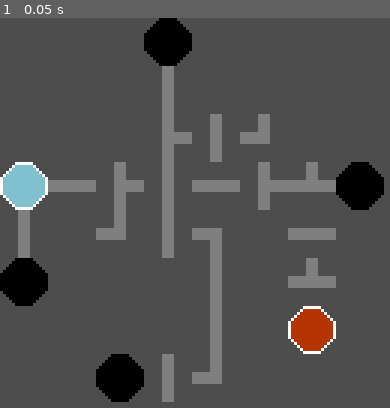
Above: before the commit, frame 1.
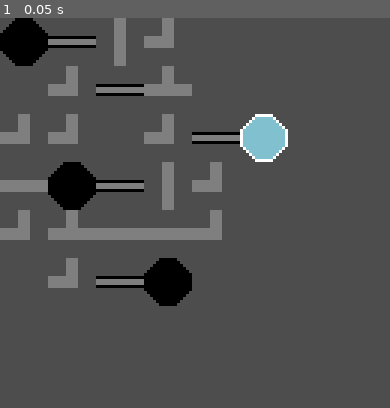
Above: after the commit, the same moment.

Repository: OverloadedOrama/Obsidian
Game: Godot game, scene res://src/Levels/level_5.tscn
The game is run twice, just before and just after one commit, with the same random seed, the same clock (stepped at 60 frames per second) and the same inputs. This scene is started directly instead of the project's main scene.
Inputs:
- Up to frame 1 (0.05 s): no input

The runs differ from the first frame. In frame 1, 22% of the frame differs, in the area x 0-99%, y 0-99%.

Commit message:
Add logic for static pipes, add level 5, fix static pipe custom data in tileset

Diff:
--- a/assets/tileset.tres
+++ b/assets/tileset.tres
@@ -188,6 +188,7 @@
 2:3/3/custom_data_0 = Vector2i(-1, 0)
 2:3/3/custom_data_1 = Vector2i(0, -1)
 2:3/3/custom_data_2 = Vector2i(0, 1)
+3:1/next_alternative_id = 4
 3:1/0 = 0
 3:1/0/custom_data_0 = Vector2i(-1, 0)
 3:1/0/custom_data_1 = Vector2i(1, 0)
@@ -202,6 +203,7 @@
 3:1/3/transpose = true
 3:1/3/custom_data_0 = Vector2i(0, -1)
 3:1/3/custom_data_1 = Vector2i(0, 1)
+4:1/next_alternative_id = 4
 4:1/0 = 0
 4:1/0/custom_data_0 = Vector2i(-1, 0)
 4:1/0/custom_data_1 = Vector2i(1, 0)
@@ -216,6 +218,7 @@
 4:1/3/transpose = true
 4:1/3/custom_data_0 = Vector2i(0, -1)
 4:1/3/custom_data_1 = Vector2i(0, 1)
+5:1/next_alternative_id = 4
 5:1/0 = 0
 5:1/0/custom_data_0 = Vector2i(-1, 0)
 5:1/0/custom_data_1 = Vector2i(1, 0)
@@ -230,114 +233,95 @@
 5:1/3/transpose = true
 5:1/3/custom_data_0 = Vector2i(0, -1)
 5:1/3/custom_data_1 = Vector2i(0, 1)
+3:2/next_alternative_id = 4
 3:2/0 = 0
 3:2/0/custom_data_0 = Vector2i(-1, 0)
-3:2/0/custom_data_1 = Vector2i(0, -1)
-3:2/0/custom_data_2 = Vector2i(1, 0)
+3:2/0/custom_data_1 = Vector2i(1, 0)
 3:2/1 = 1
-3:2/1/flip_h = true
 3:2/1/transpose = true
 3:2/1/custom_data_0 = Vector2i(0, -1)
-3:2/1/custom_data_1 = Vector2i(1, 0)
-3:2/1/custom_data_2 = Vector2i(0, 1)
+3:2/1/custom_data_1 = Vector2i(0, 1)
 3:2/2 = 2
-3:2/2/flip_v = true
 3:2/2/custom_data_0 = Vector2i(-1, 0)
 3:2/2/custom_data_1 = Vector2i(1, 0)
-3:2/2/custom_data_2 = Vector2i(0, 1)
 3:2/3 = 3
 3:2/3/transpose = true
-3:2/3/custom_data_0 = Vector2i(-1, 0)
-3:2/3/custom_data_1 = Vector2i(0, -1)
-3:2/3/custom_data_2 = Vector2i(0, 1)
+3:2/3/custom_data_0 = Vector2i(0, -1)
+3:2/3/custom_data_1 = Vector2i(0, 1)
+4:2/next_alternative_id = 4
 4:2/0 = 0
 4:2/0/custom_data_0 = Vector2i(-1, 0)
-4:2/0/custom_data_1 = Vector2i(0, -1)
-4:2/0/custom_data_2 = Vector2i(1, 0)
+4:2/0/custom_data_1 = Vector2i(1, 0)
 4:2/1 = 1
-4:2/1/flip_h = true
 4:2/1/transpose = true
 4:2/1/custom_data_0 = Vector2i(0, -1)
-4:2/1/custom_data_1 = Vector2i(1, 0)
-4:2/1/custom_data_2 = Vector2i(0, 1)
+4:2/1/custom_data_1 = Vector2i(0, 1)
 4:2/2 = 2
-4:2/2/flip_v = true
 4:2/2/custom_data_0 = Vector2i(-1, 0)
 4:2/2/custom_data_1 = Vector2i(1, 0)
-4:2/2/custom_data_2 = Vector2i(0, 1)
 4:2/3 = 3
 4:2/3/transpose = true
-4:2/3/custom_data_0 = Vector2i(-1, 0)
-4:2/3/custom_data_1 = Vector2i(0, -1)
-4:2/3/custom_data_2 = Vector2i(0, 1)
+4:2/3/custom_data_0 = Vector2i(0, -1)
+4:2/3/custom_data_1 = Vector2i(0, 1)
+5:2/next_alternative_id = 4
 5:2/0 = 0
-5:2/0/custom_data_0 = Vector2i(-1, 0)
-5:2/0/custom_data_1 = Vector2i(0, -1)
-5:2/0/custom_data_2 = Vector2i(1, 0)
+5:2/0/custom_data_1 = Vector2i(1, 0)
 5:2/1 = 1
-5:2/1/flip_h = true
 5:2/1/transpose = true
 5:2/1/custom_data_0 = Vector2i(0, -1)
-5:2/1/custom_data_1 = Vector2i(1, 0)
-5:2/1/custom_data_2 = Vector2i(0, 1)
+5:2/1/custom_data_1 = Vector2i(0, 1)
 5:2/2 = 2
-5:2/2/flip_v = true
 5:2/2/custom_data_0 = Vector2i(-1, 0)
 5:2/2/custom_data_1 = Vector2i(1, 0)
-5:2/2/custom_data_2 = Vector2i(0, 1)
 5:2/3 = 3
 5:2/3/transpose = true
-5:2/3/custom_data_0 = Vector2i(-1, 0)
-5:2/3/custom_data_1 = Vector2i(0, -1)
-5:2/3/custom_data_2 = Vector2i(0, 1)
+5:2/3/custom_data_0 = Vector2i(0, -1)
+5:2/3/custom_data_1 = Vector2i(0, 1)
+3:3/next_alternative_id = 4
 3:3/0 = 0
 3:3/0/custom_data_0 = Vector2i(-1, 0)
-3:3/0/custom_data_1 = Vector2i(0, -1)
+3:3/0/custom_data_1 = Vector2i(1, 0)
 3:3/1 = 1
-3:3/1/flip_h = true
+3:3/1/transpose = true
 3:3/1/custom_data_0 = Vector2i(0, -1)
-3:3/1/custom_data_1 = Vector2i(1, 0)
+3:3/1/custom_data_1 = Vector2i(0, 1)
 3:3/2 = 2
-3:3/2/flip_h = true
-3:3/2/flip_v = true
-3:3/2/custom_data_0 = Vector2i(1, 0)
-3:3/2/custom_data_1 = Vector2i(0, 1)
+3:3/2/custom_data_0 = Vector2i(-1, 0)
+3:3/2/custom_data_1 = Vector2i(1, 0)
 3:3/3 = 3
-3:3/3/flip_v = true
-3:3/3/custom_data_0 = Vector2i(0, 1)
-3:3/3/custom_data_1 = Vector2i(-1, 0)
+3:3/3/transpose = true
+3:3/3/custom_data_0 = Vector2i(0, -1)
+3:3/3/custom_data_1 = Vector2i(0, 1)
+4:3/next_alternative_id = 4
 4:3/0 = 0
 4:3/0/custom_data_0 = Vector2i(-1, 0)
-4:3/0/custom_data_1 = Vector2i(0, -1)
+4:3/0/custom_data_1 = Vector2i(1, 0)
 4:3/1 = 1
-4:3/1/flip_h = true
+4:3/1/transpose = true
 4:3/1/custom_data_0 = Vector2i(0, -1)
-4:3/1/custom_data_1 = Vector2i(1, 0)
+4:3/1/custom_data_1 = Vector2i(0, 1)
 4:3/2 = 2
-4:3/2/flip_h = true
-4:3/2/flip_v = true
-4:3/2/custom_data_0 = Vector2i(1, 0)
-4:3/2/custom_data_1 = Vector2i(0, 1)
+4:3/2/custom_data_0 = Vector2i(-1, 0)
+4:3/2/custom_data_1 = Vector2i(1, 0)
 4:3/3 = 3
-4:3/3/flip_v = true
-4:3/3/custom_data_0 = Vector2i(0, 1)
-4:3/3/custom_data_1 = Vector2i(-1, 0)
+4:3/3/transpose = true
+4:3/3/custom_data_0 = Vector2i(0, -1)
+4:3/3/custom_data_1 = Vector2i(0, 1)
+5:3/next_alternative_id = 4
 5:3/0 = 0
 5:3/0/custom_data_0 = Vector2i(-1, 0)
-5:3/0/custom_data_1 = Vector2i(0, -1)
+5:3/0/custom_data_1 = Vector2i(1, 0)
 5:3/1 = 1
-5:3/1/flip_h = true
+5:3/1/transpose = true
 5:3/1/custom_data_0 = Vector2i(0, -1)
-5:3/1/custom_data_1 = Vector2i(1, 0)
+5:3/1/custom_data_1 = Vector2i(0, 1)
 5:3/2 = 2
-5:3/2/flip_h = true
-5:3/2/flip_v = true
-5:3/2/custom_data_0 = Vector2i(1, 0)
-5:3/2/custom_data_1 = Vector2i(0, 1)
+5:3/2/custom_data_0 = Vector2i(-1, 0)
+5:3/2/custom_data_1 = Vector2i(1, 0)
 5:3/3 = 3
-5:3/3/flip_v = true
-5:3/3/custom_data_0 = Vector2i(0, 1)
-5:3/3/custom_data_1 = Vector2i(-1, 0)
+5:3/3/transpose = true
+5:3/3/custom_data_0 = Vector2i(0, -1)
+5:3/3/custom_data_1 = Vector2i(0, 1)
 
 [resource]
 custom_data_layer_0/name = "look_at_1"
--- a/src/Levels/level_5.tscn
+++ b/src/Levels/level_5.tscn
@@ -1,10 +1,12 @@
-[gd_scene load_steps=3 format=3 uid="uid://bnj00sigd1wi8"]
+[gd_scene load_steps=3 format=3 uid="uid://beaxi3koiwsrm"]
 
-[ext_resource type="TileSet" uid="uid://ju5o4sp0nt1i" path="res://assets/tileset.tres" id="1_ky1qe"]
-[ext_resource type="Script" path="res://src/GameMap.gd" id="2_vbyfs"]
+[ext_resource type="TileSet" uid="uid://ju5o4sp0nt1i" path="res://assets/tileset.tres" id="1_0bvca"]
+[ext_resource type="Script" path="res://src/GameMap.gd" id="2_64061"]
 
 [node name="GameMap" type="TileMap"]
-tile_set = ExtResource("1_ky1qe")
+tile_set = ExtResource("1_0bvca")
 format = 2
-layer_0/tile_data = PackedInt32Array(196611, 1, 65537, 262147, 1, 65537, 327684, 1, 65537, 65539, 1, 65537, 131075, 131073, 65537, 262148, 65537, 196609, 393220, 1, 65537, 131076, 1, 65537, 131077, 65537, 1, 262146, 65537, 1, 458756, 65537, 1, 196613, 131073, 65537, 196610, 131073, 65537, 458754, 262145, 0, 196615, 262145, 0, 196608, 1, 0, 327680, 262145, 0, 196609, 1, 1, 196612, 1, 1, 458755, 1, 65537, 262144, 1, 65537, 3, 262145, 0, 393222, 131073, 0, 327686, 131073, 1, 262150, 1, 1, 196614, 131073, 1)
-script = ExtResource("2_vbyfs")
+layer_0/tile_data = PackedInt32Array(131077, 1, 0, 196609, 262145, 0, 0, 262145, 0, 327683, 262145, 0, 131076, 196609, 1, 131075, 65537, 1, 1, 196609, 1, 196610, 196609, 1, 327682, 196609, 1, 65539, 131073, 1, 3, 65537, 1, 2, 1, 65537, 65538, 196609, 1, 65537, 65537, 1, 131073, 65537, 1, 131072, 65537, 1, 196608, 1, 1, 262145, 131073, 1, 262146, 1, 1, 262147, 1, 1, 262148, 65537, 1, 196612, 65537, 1, 196611, 1, 65537, 262144, 65537, 1, 327681, 65537, 1)
+script = ExtResource("2_64061")
+water_targets_needed = 3
+lava_targets_needed = 0
--- /dev/null
+++ b/src/Levels/level_6.tscn
@@ -0,0 +1,10 @@
+[gd_scene load_steps=3 format=3 uid="uid://bnj00sigd1wi8"]
+
+[ext_resource type="TileSet" uid="uid://ju5o4sp0nt1i" path="res://assets/tileset.tres" id="1_ky1qe"]
+[ext_resource type="Script" path="res://src/GameMap.gd" id="2_vbyfs"]
+
+[node name="GameMap" type="TileMap"]
+tile_set = ExtResource("1_ky1qe")
+format = 2
+layer_0/tile_data = PackedInt32Array(196611, 1, 65537, 262147, 1, 65537, 327684, 1, 65537, 65539, 1, 65537, 131075, 131073, 65537, 262148, 65537, 196609, 393220, 1, 65537, 131076, 1, 65537, 131077, 65537, 1, 262146, 65537, 1, 458756, 65537, 1, 196613, 131073, 65537, 196610, 131073, 65537, 458754, 262145, 0, 196615, 262145, 0, 196608, 1, 0, 327680, 262145, 0, 196609, 1, 1, 196612, 1, 1, 458755, 1, 65537, 262144, 1, 65537, 3, 262145, 0, 393222, 131073, 0, 327686, 131073, 1, 262150, 1, 1, 196614, 131073, 1)
+script = ExtResource("2_vbyfs")
--- a/src/network.gd
+++ b/src/network.gd
@@ -46,8 +46,10 @@
 		var coords := currently_selected_tile_cell
 		var tile_data := tile_map.get_cell_tile_data(0, coords)
 		if is_instance_valid(tile_data):
+			# Rotate pipes
 			var atlas_coords := tile_map.get_cell_atlas_coords(0, coords)
-			if atlas_coords.y >= 1:
+			# Don't rotate sources/targets and static pipes
+			if atlas_coords.y >= 1 and atlas_coords.x <= 2:
 				var alternative_tile := tile_map.get_cell_alternative_tile(0, coords) + 1
 				if alternative_tile > 3:
 					alternative_tile = 0
